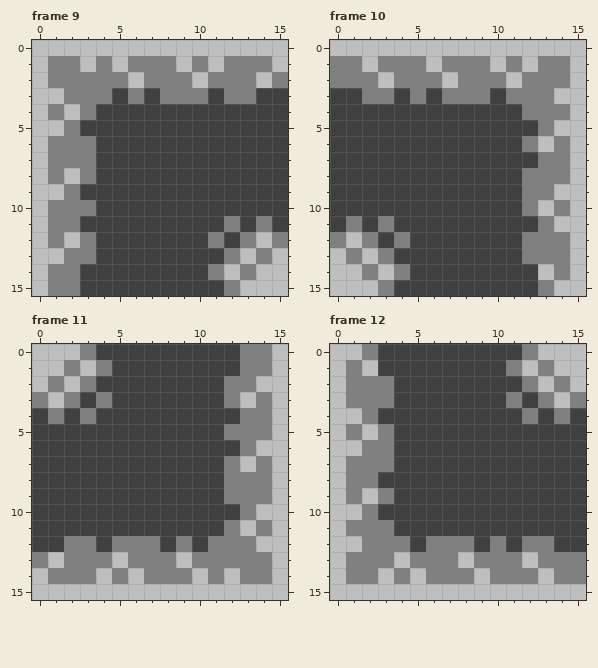
Pixel-art file: aseprite/forest-tiles.aseprite. Above is the file before it was changed.
16x16 pixels, 20 frames. Shown: frame 9, frame 10, frame 11, frame 12.
And afterwards:
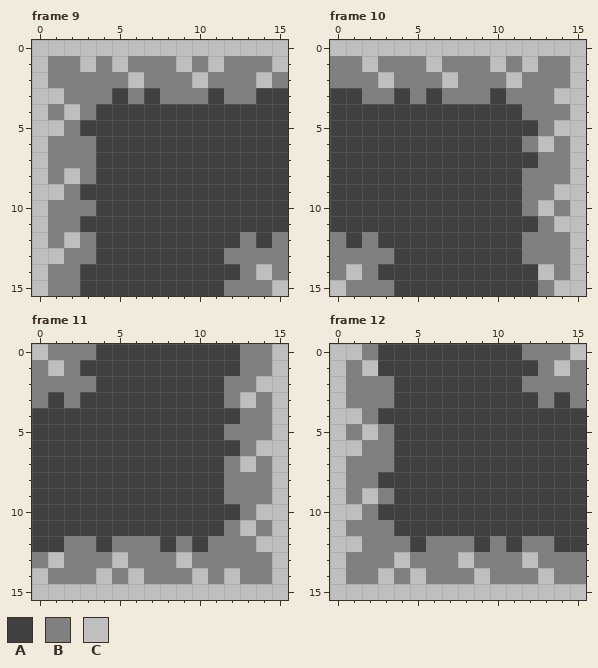
Palette (. is transparent): A #404040  B #808080  C #bfbfbf
Commit: Export forest-tiles and player spritesheets.
What changed:
Frame 9:
Colour B gives way to colour A in row 11 at x 12 and 14; in row 12 at x 11; in row 14 at x 11.
Colour C gives way to colour A in row 12 at x 14; in row 14 at x 12.
Colour C gives way to colour B in row 13 at x 13 and 15; in row 14 at x 15; in row 15 at x 13 to 14.
Frame 10:
Colour B gives way to colour A in row 11 at x 1 and 3; in row 12 at x 4; in row 14 at x 4.
Colour C gives way to colour A in row 12 at x 1; in row 14 at x 3.
Colour C gives way to colour B in row 13 at x 0 and 2; in row 14 at x 0; in row 15 at x 1 to 2.
Frame 11:
Colour B gives way to colour A in row 1 at x 4; in row 3 at x 4; in row 4 at x 1 and 3.
Colour C gives way to colour A in row 1 at x 3; in row 3 at x 1.
Colour C gives way to colour B in row 0 at x 1 to 2; in row 1 at x 0; in row 2 at x 0 and 2.
Frame 12:
Colour B gives way to colour A in row 1 at x 11; in row 3 at x 11; in row 4 at x 12 and 14.
Colour C gives way to colour A in row 1 at x 12; in row 3 at x 14.
Colour C gives way to colour B in row 0 at x 13 to 14; in row 1 at x 15; in row 2 at x 13 and 15.
